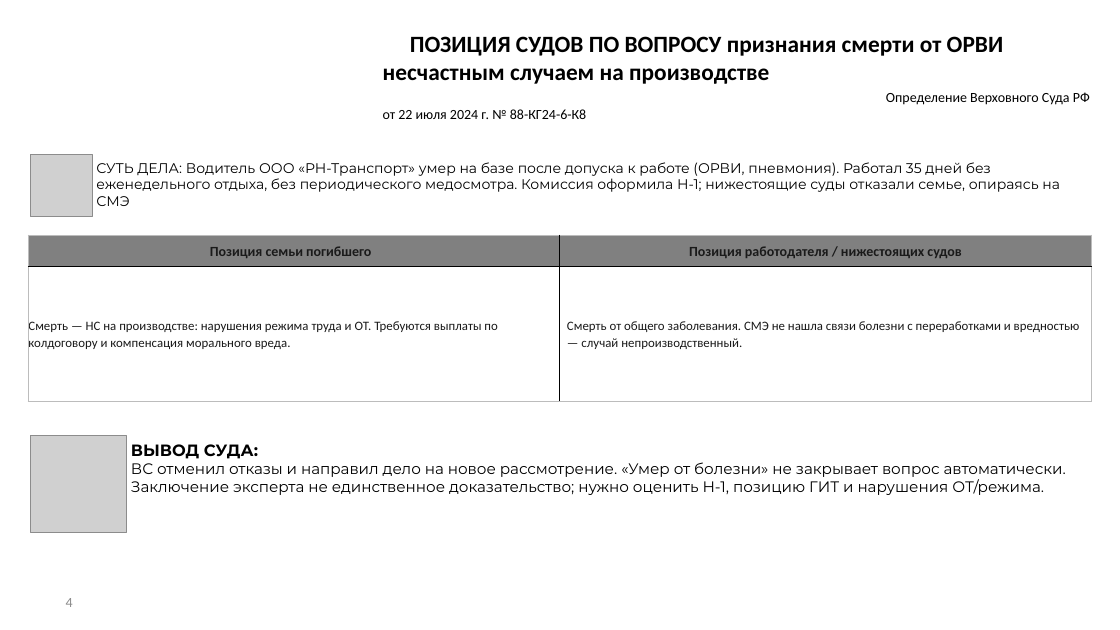
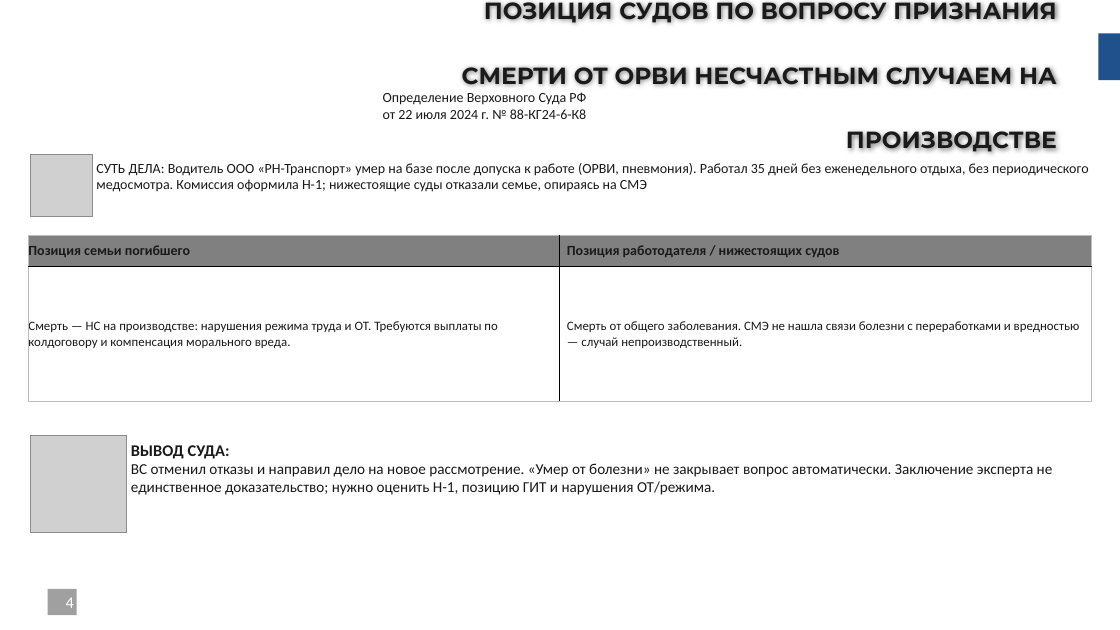
Before and after one commit to lysakalenushka-hash/-, a slide deck: slide 4 of Презентация_треш_кейсы_ОТ_желтые.pptx. Drawn at 1120x630 pixels with LibreOffice and Linux fonts; fonts in the diff are those of the drawing; grey boxes stand for pictures; background and template pictures are left out. Boxes give left, top, right and bottom in pixels: in the first picture for what was removed or moved away, otherwise in the second. Text is boxed around its words. In the diff, an @@ line names an element or a change of style, - is before the commit and + after.

```diff
--- a/Презентация_треш_кейсы_ОТ_желтые.pptx
+++ b/Презентация_треш_кейсы_ОТ_желтые.pptx
@@ title at (462,0,1057,154): text changed; font Calibri to Montserrat; text colour #000000 to #1A1A1A @@
-ПОЗИЦИЯ СУДОВ ПО ВОПРОСУ признания смерти от ОРВИ несчастным случаем на производстве
+ПОЗИЦИЯ СУДОВ ПО ВОПРОСУ ПРИЗНАНИЯ СМЕРТИ ОТ ОРВИ НЕСЧАСТНЫМ СЛУЧАЕМ НА ПРОИЗВОДСТВЕ
@@ rectangle added at (1099,34,1120,81), fill #21518D @@
@@ text "Определение Верховного Суда РФ" at (383,92,586,119): text colour #000000 to #1A1A1A; alignment right to left @@
@@ text "СУТЬ ДЕЛА: Водитель ООО «РН-Транспорт» ..." at (96,163,1089,192): font Montserrat to Calibri, text colour #000000 to #1A1A1A @@
@@ table at (29,235,1092,402) @@
@@ alignment centre to left @@
@@ line spacing 1.07 to 1 @@
@@ less space between paragraphs @@
@@ text "ВЫВОД СУДА:" at (131,445,1053,495): font Montserrat to Calibri, text colour #000000 to #1A1A1A @@
@@ rectangle added at (48,589,77,615), fill #535353 at 55% opacity @@
@@ page number at (66,597,74,608): size 12 to 14 pt, text colour #8C8C8C to #FFFFFF @@
```
Also in this commit, not shown: 7 other slides changed.
